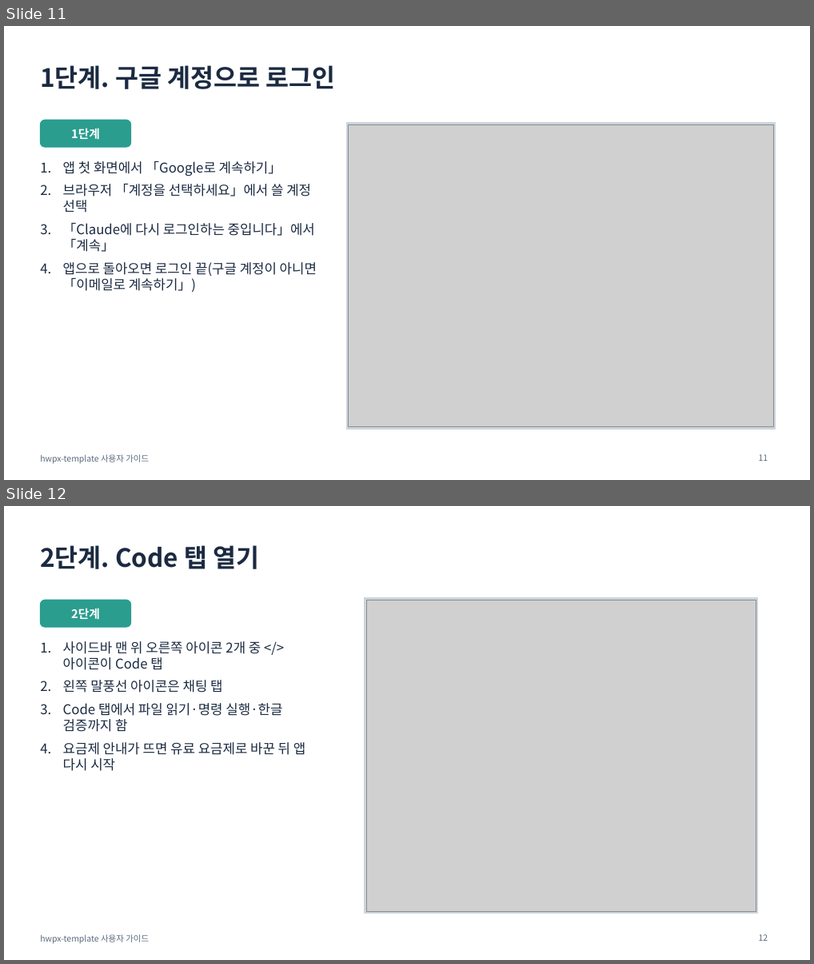
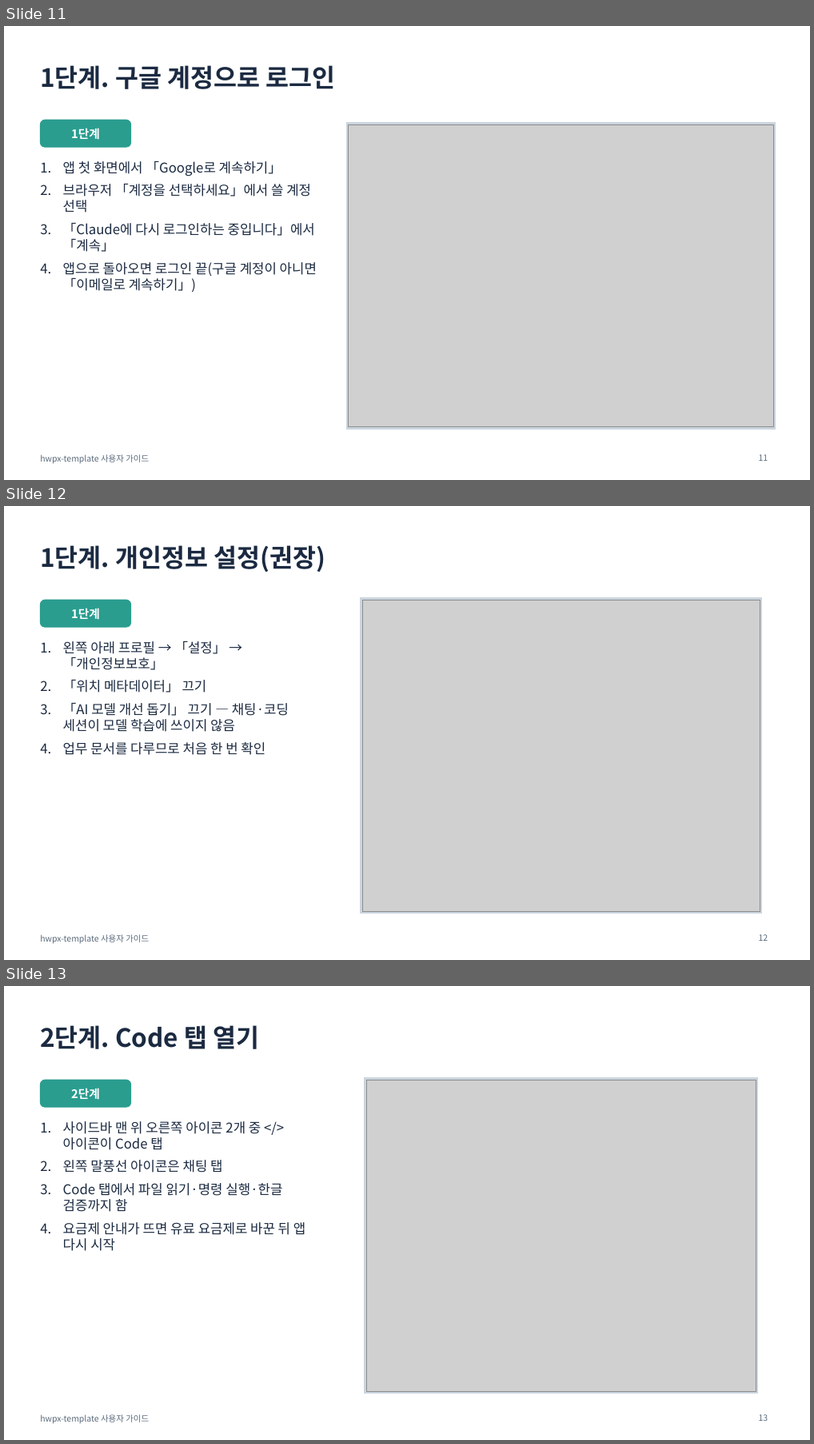
Before and after one commit to emilyJ7/hwpx-template-public, a slide deck: docs/사용자가이드.pptx. Shown one above the other, each under a label of ours: slides 11 and 12 before the commit, slides 11, 12 and 13 after it. The pictures are 814x964 and 814x1444 pixels, drawn with LibreOffice and Linux fonts; fonts in the diff are those of the drawing; grey boxes stand for pictures. Boxes give left, top, right and bottom in pixels: in the first picture for what was removed or moved away, otherwise in the second. Text is boxed around its words. In the diff, an @@ line names an element or a change of style, - is before the commit and + after.

```diff
--- a/docs/사용자가이드.pptx
+++ b/docs/사용자가이드.pptx
@@ slide 12 added at [4,506,810,960], background #FFFFFF; not listed: 1 template element that a slide beside it also shows @@
@@ title added at [40,545,326,572], 30 pt, text #1B2A41, bold @@
+1단계. 개인정보 설정(권장)
@@ rounded rectangle added at [40,600,131,627], fill #2A9D8F, outline #2A9D8F 1 pt @@
@@ rectangle added at [361,598,762,913], fill #CBD5DE, outline #CBD5DE 1 pt @@
@@ picture added at [362,600,761,912] @@
@@ text added at [71,608,100,620], 14 pt, text #FFFFFF, bold @@
+1단계
@@ text added at [63,640,289,755], 16 pt, text #1B2A41 @@
+1. 왼쪽 아래 프로필 → 「설정」 → 「개인정보보호」
+2. 「위치 메타데이터」 끄기
+3. 「AI 모델 개선 돕기」 끄기 — 채팅·코딩 세션이 모델 학습에 쓰이지 않음
+4. 업무 문서를 다루므로 처음 한 번 확인
@@ page number added at [759,934,769,940], 10 pt, text #5B6B7C @@
+12
@@ what was slide 12 is now slide 13 @@
```
Also in this commit, not shown: 1 slide changed, 8 other files.
